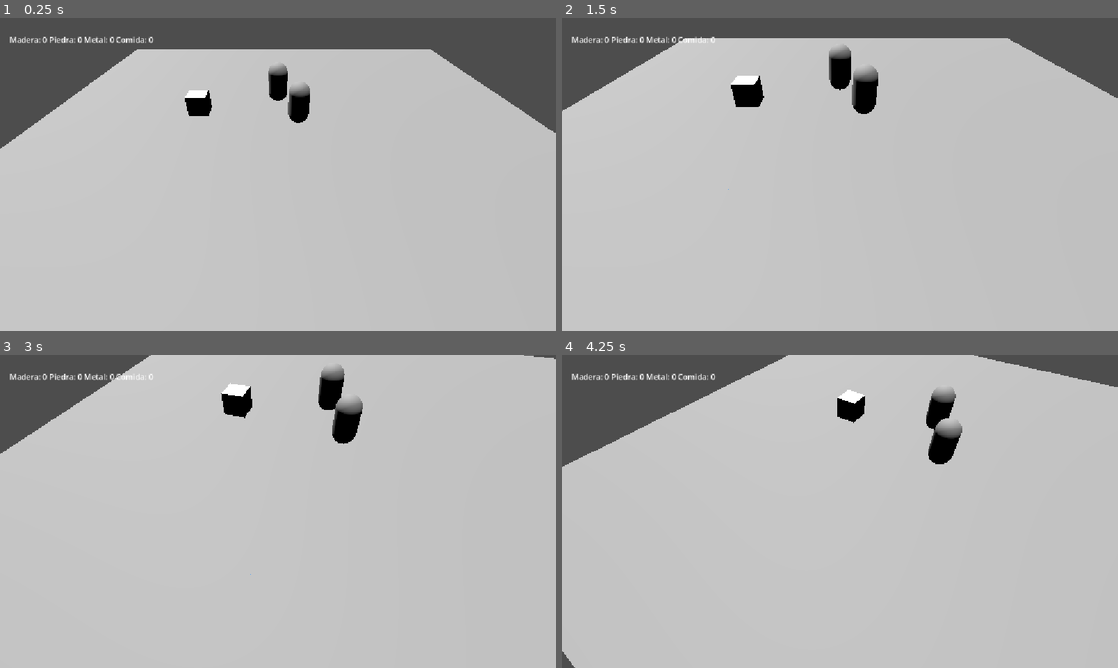
Above: before the commit, frames 1-4 (two rows, left to right).
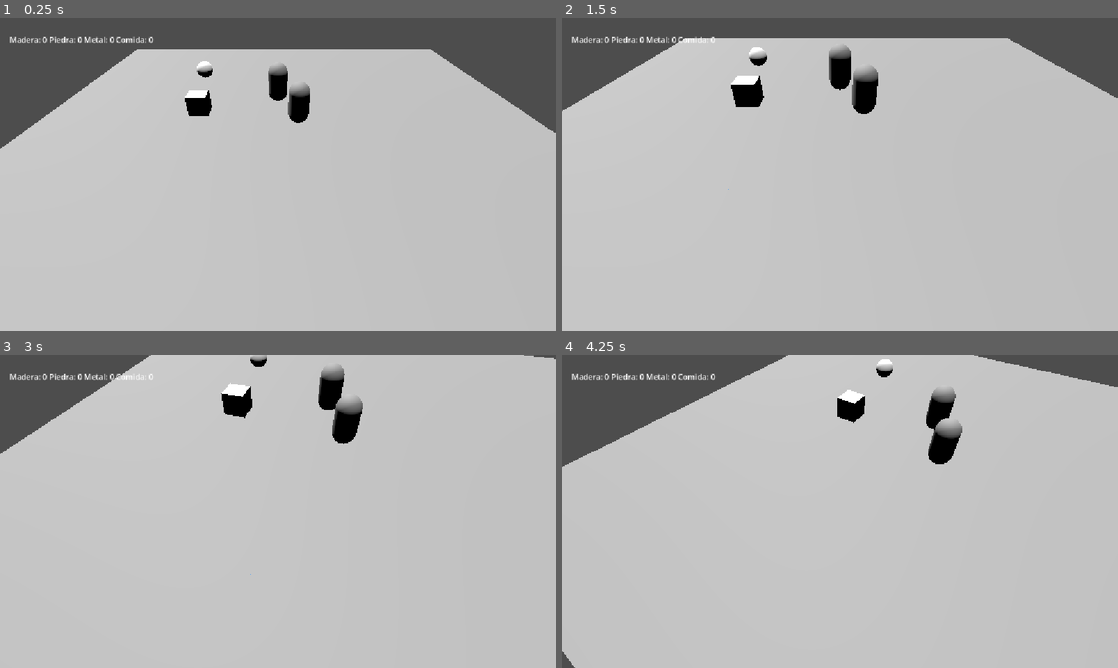
Above: after the commit, the same moments.

Repository: GonzaloDP/Proto-team-2
Game: Godot game, scene res://Escenas/Level.tscn
Same seed, same stepped clock (60 frames per second), same inputs: the game is played once before the commit and once after it.
Inputs (mouse positions are in pixels of both pictures, inside the frame that each line leads up to):
- Up to frame 1 (0.25 s): no input
- Up to frame 2 (1.5 s): tap Enter at 0.5 s; move the mouse to (962, 158) at 0.52 s; tap Mouse wheel up (camara_zoom_in) at 0.6 s; click (962, 158) at 0.67 s; move the mouse to (728, 190) at 1.27 s; tap Mouse wheel down (camara_zoom_out) at 1.35 s; click (728, 190) at 1.42 s
- Up to frame 3 (3 s): move the mouse to (333, 442) at 2.02 s; hold Middle mouse button (rotar) 2.03-2.78 s; click (333, 442) at 2.17 s; tap Space at 2.75 s; move the mouse to (250, 574) at 2.77 s; tap Mouse wheel up (camara_zoom_in) at 2.85 s; click (250, 574) at 2.92 s
- Up to frame 4 (4.25 s): move the mouse to (1006, 558) at 3.52 s; tap Mouse wheel down (camara_zoom_out) at 3.6 s; click (1006, 558) at 3.67 s

The runs differ from the first frame. In frame 1, 0.1% of the frame differs, in the area x 35-39%, y 13-20%; in frame 2, 0.1%, in the area x 33-37%, y 9-16%; in frame 3, less than 0.1%; in frame 4, 0.1%.

Commit message:
Creación de recurso unitario

Diff:
--- a/proto-team-2/Escenas/Level.tscn
+++ b/proto-team-2/Escenas/Level.tscn
@@ -9,8 +9,9 @@
 [ext_resource type="PackedScene" uid="uid://dxwtmug6edfw3" path="res://Escenas/Inventario.tscn" id="6_hc14g"]
 [ext_resource type="Script" uid="uid://bhryiebrp0c5" path="res://Scripts/selection_box.gd" id="6_o7ik0"]
 [ext_resource type="Script" uid="uid://dmcxvn345x7nl" path="res://Scripts/mouse_interaction.gd" id="7_418oe"]
+[ext_resource type="Script" uid="uid://c8wov27agejcy" path="res://Scripts/camera_rts.gd" id="8_hc14g"]
 [ext_resource type="Script" uid="uid://deqso77pqnruo" path="res://Scripts/inventario_ui.gd" id="9_kcfce"]
-[ext_resource type="Script" uid="uid://c8wov27agejcy" path="res://Scripts/camera_rts.gd" id="8_hc14g"]
+[ext_resource type="PackedScene" uid="uid://dkbr30n3bn7y4" path="res://Escenas/Recurso_unidad.tscn" id="12_6tp1g"]
 
 [node name="Level" type="Node3D" unique_id=1295018767]
 script = ExtResource("1_7l8dv")
@@ -88,3 +89,6 @@
 transform = Transform3D(1.0000001, 0, 0, 0, 0.99999994, 0, 0, 0, 0.99999994, 0, 0, 0)
 fov = 60.0
 script = ExtResource("4_s3uta")
+
+[node name="RecursoUnidad" parent="." unique_id=1902933503 instance=ExtResource("12_6tp1g")]
+transform = Transform3D(1, 0, 0, 0, 1, 0, 0, 0, 1, -4.7576337, 0.7046747, -4.8289022)
--- /dev/null
+++ b/proto-team-2/Escenas/Recurso_unidad.tscn
@@ -0,0 +1,19 @@
+[gd_scene format=3 uid="uid://dkbr30n3bn7y4"]
+
+[ext_resource type="Script" uid="uid://bowd1isfryu7s" path="res://Scripts/recurso_unidad.gd" id="1_imde8"]
+
+[sub_resource type="StandardMaterial3D" id="StandardMaterial3D_mvknu"]
+
+[sub_resource type="SphereMesh" id="SphereMesh_n4n7x"]
+material = SubResource("StandardMaterial3D_mvknu")
+
+[sub_resource type="SphereShape3D" id="SphereShape3D_wlkfn"]
+
+[node name="RecursoUnidad" type="StaticBody3D" unique_id=1902933503]
+script = ExtResource("1_imde8")
+
+[node name="MeshInstance3D" type="MeshInstance3D" parent="." unique_id=265307170]
+mesh = SubResource("SphereMesh_n4n7x")
+
+[node name="CollisionShape3D" type="CollisionShape3D" parent="." unique_id=626426561]
+shape = SubResource("SphereShape3D_wlkfn")
--- /dev/null
+++ b/proto-team-2/Scripts/recurso_unidad.gd
@@ -0,0 +1,56 @@
+class_name RecursoRespawn
+extends Recurso
+
+enum tipo_recurso{ ARBUSTO, PIEDRAS, ARBOLES}
+
+@export var cantidad: int = 60
+@export var timer: float = 60.0
+
+var tipo_respawn: tipo_recurso
+var agotado := false
+
+func _ready() -> void:
+	tipo_respawn = tipo_recurso.values().pick_random()
+	cantidad_variable = cantidad
+
+func _process(delta: float) -> void:
+	pass
+
+func get_names() -> String:
+	match tipo_respawn:
+		tipo_recurso.ARBUSTO:
+			return "Abusto"
+		tipo_recurso.PIEDRAS:
+			return "Piedras"
+		tipo_recurso.ARBOLES:
+			return "Arboles"
+
+	return "desconocido"
+
+func obtener_tipo_recurso() -> Recurso.Tipo_Recurso:
+	match tipo_respawn:
+		tipo_recurso.ARBUSTO:
+			return Recurso.Tipo_Recurso.COMIDA
+		tipo_recurso.PIEDRAS:
+			return Recurso.Tipo_Recurso.PIEDRA
+		tipo_recurso.ARBOLES:
+			return Recurso.Tipo_Recurso.MADERA
+
+	return Recurso.Tipo_Recurso.COMIDA
+
+func reduceQuantity(quantity: int):
+	if agotado:
+		return
+
+	cantidad_variable -= quantity
+
+	if cantidad_variable <= 0:
+		cantidad_variable = 0
+		agotado = true
+		respawn()
+
+func respawn():
+	await get_tree().create_timer(timer).timeout
+
+	cantidad_variable = cantidad
+	agotado = false
--- a/proto-team-2/Scripts/unidad.gd
+++ b/proto-team-2/Scripts/unidad.gd
@@ -74,8 +74,14 @@
 		if(target_resource.cantidad_variable > 0):	#¿Sigue habiendo recursos que recolectar?
 			if(position.distance_to(target_resource.position) < 5):	#Si la unidad está lo suficientemente cerca, se detiene (target de movimiento a su propa posición), recoge 10 recursos.
 				set_move_target(position)
-				target_resource.reduceQuantity(10)
-				inventario.agregar_recurso(target_resource.tipo, 10)
+				if target_resource is RecursoRespawn:
+					var cantidad_recolectaba = target_resource.cantidad_variable
+					var tipo_recurso = target_resource.obtener_tipo_recurso()
+					target_resource.reduceQuantity(cantidad_recolectaba)
+					inventario.agregar_recurso(tipo_recurso, cantidad_recolectaba)
+				else:
+					target_resource.reduceQuantity(10)
+					inventario.agregar_recurso(target_resource.tipo, 10)
 			else:
 				set_move_target(target_resource.position)
 			$CollectionTimer.start(10/collectionSpeed)	#De todos modos, se reinicia el timer.
Not shown, added: proto-team-2/Scripts/recurso_unidad.gd.uid
